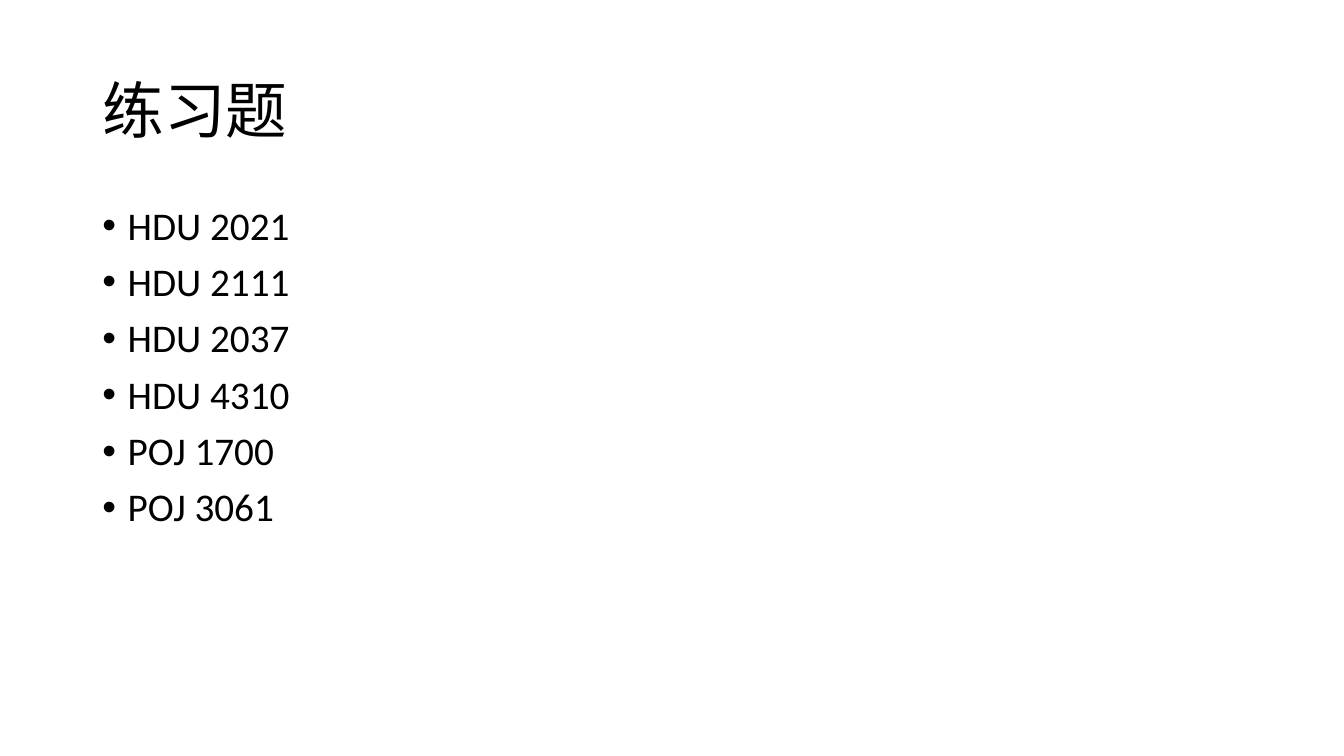
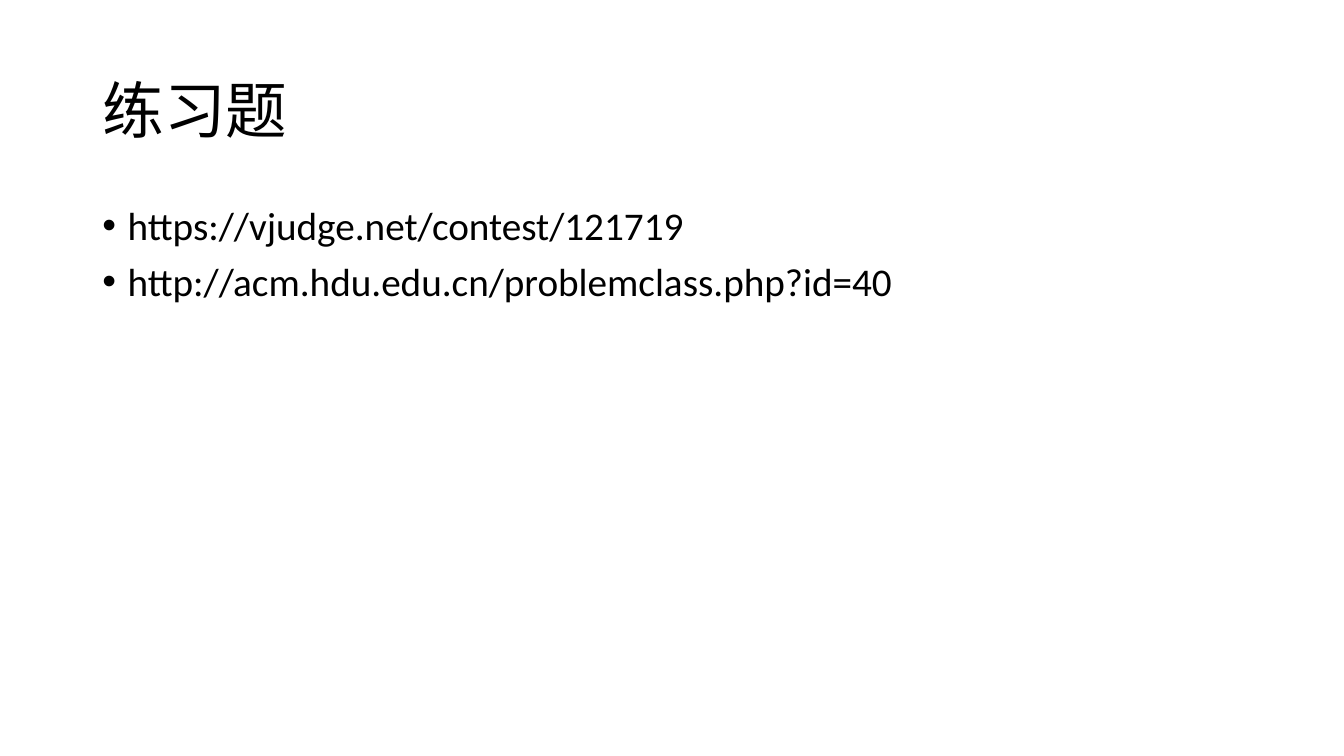
Before and after one commit to plus7wist/accepted-codes, a slide deck: slide 13 of notes/贪心.pptx. Drawn at 1344x756 pixels with LibreOffice and Linux fonts; fonts in the diff are those of the drawing. Boxes give left, top, right and bottom in pixels: in the first picture for what was removed or moved away, otherwise in the second. Text is boxed around its words. In the diff, an @@ line names an element or a change of style, - is before the commit and + after.

```diff
--- a/notes/贪心.pptx
+++ b/notes/贪心.pptx
@@ text at (x1=128, y1=212, x2=892, y2=303): text changed @@
-• HDU 2021
-• HDU 2111
-• HDU 2037
-• HDU 4310
-• POJ 1700
-• POJ 3061
+• https://vjudge.net/contest/121719
+• http://acm.hdu.edu.cn/problemclass.php?id=40
```
Also in this commit, not shown: 10 other files.
